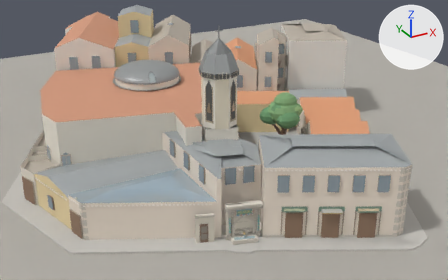
Two versions of the glTF model output/gltf/block147.glb, one commit apart.
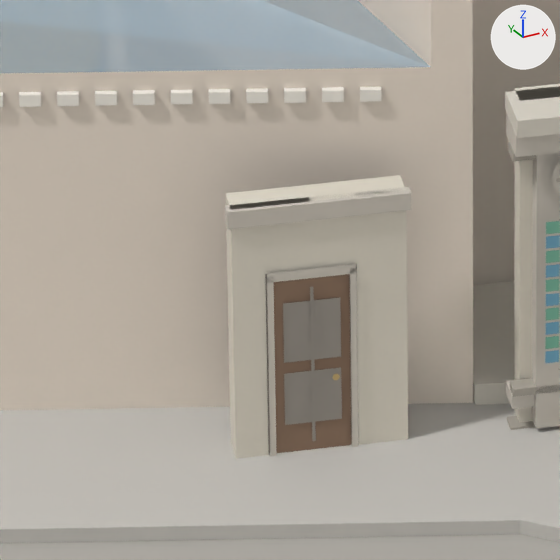
There are two pictures of each version: one from a 50 mm camera at (-30.51, -59.55, 30.22) aimed at (-6.4, -15.71, 8.3), one close up on the part from 38% to 52% of the width and 69% to 91% of the height. Arrows for +X, +Y and +Z are at upper right; the lights stay in place. The last two pictures show the newer version. Where no turn or scale is listed for an object, it has been applied to the vertices. Vertices at exactly the same position are counted once.

The first close-up shows 'W-39-1.camli_vitre_passage', 'W-39-1.masonry_side_narthex', 'W-39/2', 'ground', 'sidewalk'.
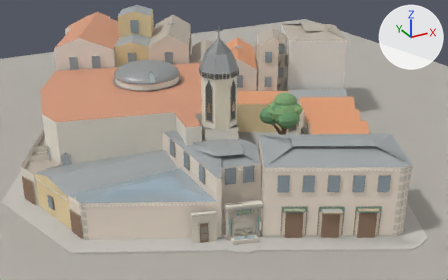
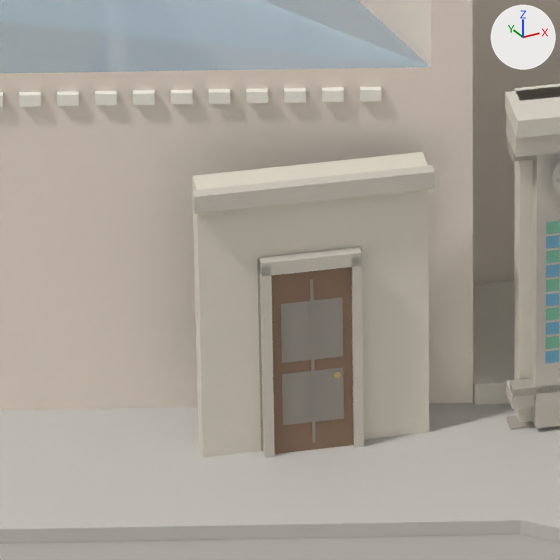
What the commit changed:
me_w_39_2 is used by ob_w_39_2; location (-5.96, -18.08, 0.0).
me_w_39_2 had 645 vertices, 609 faces and spanned x -4.52..2.29, y -2.33..1.5, z 0.0..3.65.
me_w_39_2 now has 653 vertices, 625 faces and spans x -4.81..2.29, y -2.33..1.5, z 0.0..3.65.
me_w_39_2 part 1: the loose piece of 8 vertices spanning x -4.52..-2.84, y -0.42..0.21, z 2.66..2.84 is scaled about its middle by (0.57, 0.567, 11.8), then moved by (-0.05, 0.1, -1.57), in mat_fountain_stone_dark (grey #b1aa9f).
me_w_39_2 part 2: the loose piece of 8 vertices spanning x -1.47..-1.22, y -1.08..-0.81, z 0.68..1.84 is copied, and the copy is scaled about its middle by (0.477, 0.498, 1.81), then moved by (-2.82, 0.98, -0.09); it spans x -4.22..-4.1, y -0.03..0.11, z 0.12..2.22.
me_w_39_2 part 3: the loose piece of 8 vertices spanning x -1.47..-1.22, y -1.08..-0.81, z 0.68..1.84 is copied, and the copy is scaled about its middle by (0.477, 0.498, 1.81), then moved by (-2.01, 0.73, -0.09); it spans x -3.41..-3.29, y -0.28..-0.15, z 0.12..2.22.
me_w_39_2 part 4: the loose piece of 12 vertices spanning x -3.61..-3.55, y -0.23..-0.21, z 0.93..1.0 is moved by (0.03, 0.03, 0.0).
me_w_39_2 part 5: the loose piece of 24 vertices spanning x -4.47..-2.81, y -0.37..0.4, z 0.0..2.84 is rebuilt with 8 vertices and now spans x -4.73..-2.59, y -0.35..0.53, z 0.0..3.04.
me_w_39_2 part 6: the loose piece of 8 vertices spanning x -4.17..-3.27, y -0.2..0.28, z 0.14..2.12 is rebuilt with 4 vertices and now spans x -4.12..-3.4, y -0.21..0.02, z 0.12..2.12, in mat_door_panel (brown #8f7460).
me_w_39_2 part 7: the loose piece of 4 vertices spanning x -4.02..-3.5, y -0.18..-0.02, z 0.46..1.02 is rebuilt with 4 vertices and now spans x -4.04..-3.49, y -0.19..-0.02, z 0.46..1.02.
me_w_39_2 part 8: the loose piece of 4 vertices spanning x -4.02..-3.5, y -0.18..-0.02, z 1.14..1.78 is rebuilt with 4 vertices and now spans x -4.04..-3.49, y -0.19..-0.02, z 1.14..1.78.
me_w_39_2 part 9: the loose piece of 4 vertices spanning x -4.17..-3.37, y -0.25..-0.01, z 2.04..2.14 is deleted.
Part 10, on me_w_39_2:
12 vertices are removed from x -4.17..-3.37, y -0.25..0.02, z 0.14..2.1.
6 faces are deleted.
10 vertices are added at x -4.81..-2.67, y -0.48..0.18, z 2.12..3.04.
6 new vertices lie (0.04, 0.11, 0.0) away from vertices in x -4.81..-2.67, y -0.48..0.18, z 2.12..3.04.
24 new faces join them, mat_plinth_stone (light grey #cfc8bd).
Other edits to the shape of me_w_39_2 do not show in these pictures.

Changed parts and their boxes (x1, y1, x2, y2) in the close-ups (560 x 560 px; the box of a moved part takes in the faces that stretch with it):
'W-39/2', reshaped
    before: (225, 84, 560, 459)
    after: (192, 84, 560, 458)
part 1 of me_w_39_2, moved or reshaped
    before: (225, 187, 411, 229)
    after: (257, 248, 362, 451)
part 2 of me_w_39_2, added
    after: (260, 264, 275, 458)
part 3 of me_w_39_2, added
    after: (352, 257, 364, 448)
part 4 of me_w_39_2, moved or reshaped
    before: (332, 374, 340, 380)
    after: (334, 372, 341, 378)
part 5 of me_w_39_2, rebuilt (30% wider, 8% taller)
    before: (226, 175, 408, 459)
    after: (192, 152, 429, 458)
part 6 of me_w_39_2, rebuilt (mostly hidden before)
    before: (265, 274, 352, 453)
    after: (271, 267, 354, 454)
part 7 of me_w_39_2, rebuilt (7% wider)
    before: (284, 368, 342, 425)
    after: (282, 367, 344, 425)
part 8 of me_w_39_2, rebuilt (7% wider)
    before: (283, 298, 341, 363)
    after: (281, 297, 343, 363)
part 9 of me_w_39_2, deleted
    before: (267, 264, 356, 283)
part 10 of me_w_39_2, built on
    before: (267, 268, 358, 457)
    after: (192, 165, 435, 276)
